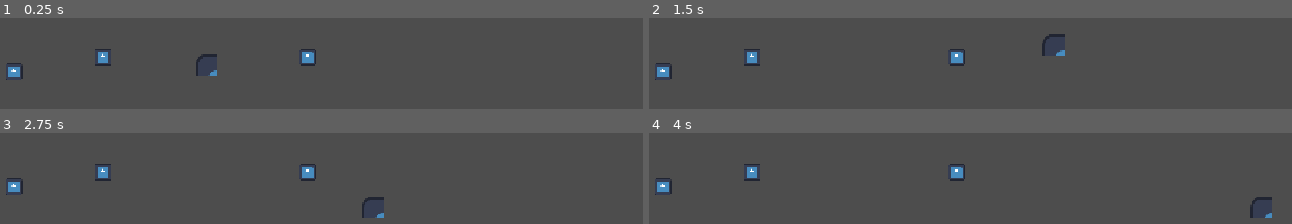
Above: before the commit, frames 1-4 (two rows, left to right).
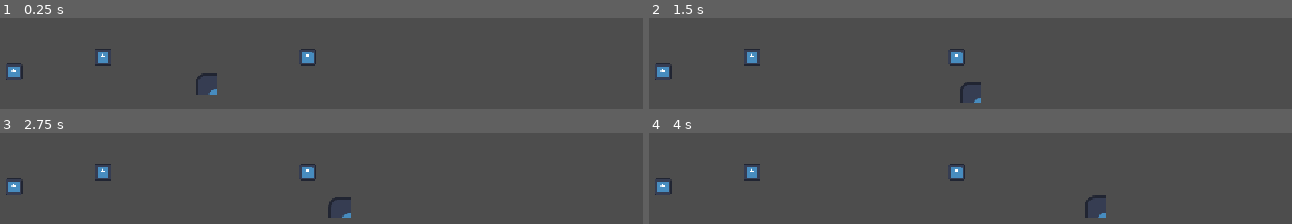
Above: after the commit, the same moments.

Repository: totallyastudentaccount/rpg
Game: Godot game, scene res://scene/computer/apps/spaceRPG/spaceRPG.tscn
The game is run twice, just before and just after one commit, with the same random seed, the same clock (stepped at 60 frames per second) and the same inputs. This scene is started directly instead of the project's main scene. The engine's default icon, where the game draws it, is replaced by a stand-in: a white triangle on a blue panel in a dark square.
Inputs:
- Up to frame 1 (0.25 s): no input
- Up to frame 2 (1.5 s): hold Right (ui_right) from 0.53 s (still down); tap Up (ui_up) at 0.6, 0.77, 1.07 s; tap Enter at 1.25 s; tap E (interact) at 1.35 s
- Up to frame 3 (2.75 s): tap Up (ui_up) at 1.52, 1.55, 1.82, 2.1 s; release Right (ui_right) at 2.03 s; hold Left (ui_left) from 2.03 s (still down)
- Up to frame 4 (4 s): release Left (ui_left) at 2.78 s; hold Right (ui_right) from 2.78 s (still down); tap E (interact) at 2.85 s; tap Up (ui_up) at 3.02, 3.05, 3.32, 3.6, 3.77 s

The runs differ from the first frame. In frame 1, 0.4% of the frame differs, in the area x 30-34%, y 39-85%; in frame 2, 0.5%, in the area x 48-65%, y 17-94%; in frame 3, 0.5%; in frame 4, 0.5%.

Commit message:
Fixed SPACERPG character movement and made game mechanics better

Diff:
--- a/scene/computer/apps/spaceRPG/Anagram.tscn
+++ b/scene/computer/apps/spaceRPG/Anagram.tscn
@@ -6,6 +6,10 @@
 
 @onready var clue_label: Label = $Label
 @onready var input_field: LineEdit = $LineEdit
+
+# Optional: Add a Label node named \"ErrorLabel\" in your scene hierarchy
+# and uncomment the next line to display error messages on screen:
+# @onready var error_label: Label = $ErrorLabel
 
 var current_target_word: String = \"\"
 var current_box: Area2D = null
@@ -19,12 +23,15 @@
 	print(\"--- START PUZZLE CALLED IN UI ---\")
 	current_target_word = answer.strip_edges().to_upper()
 	current_box = box
+
+	# Set text and force dark color for white background
 	clue_label.text = \"Unscramble: \" + scrambled
+	clue_label.add_theme_color_override(\"font_color\", Color(0, 0, 0)) # Pure Black
+
 	input_field.text = \"\"
 
 	show()
 	input_field.grab_focus()
-	print(\"UI show() executed. Control visible state: \", visible)
 
 func _on_button_pressed() -> void:
 	var user_guess = input_field.text.strip_edges().to_upper()
@@ -37,6 +44,13 @@
 		puzzle_solved.emit(current_box)
 	else:
 		print(\"Incorrect guess.\")
+		# Highlight wrong input by clearing field and showing prompt
+		input_field.text = \"\"
+		input_field.placeholder_text = \"Incorrect! Try again...\"
+		input_field.grab_focus()
+
+		# If using an ErrorLabel node:
+		# if error_label: error_label.text = \"Incorrect! Try again.\"
 "
 
 [node name="Anagram" type="CanvasLayer" unique_id=1526580860]
--- a/scene/computer/apps/spaceRPG/spacePC.tscn
+++ b/scene/computer/apps/spaceRPG/spacePC.tscn
@@ -4,30 +4,91 @@
 
 [sub_resource type="GDScript" id="GDScript_f43vj"]
 resource_name = "Movements"
-script/source = "extends CharacterBody2D
-
-
-const SPEED = 300.0
-const JUMP_VELOCITY = -400.0
+script/source = "# Player.gd
+extends CharacterBody2D
+
+# --- Top-Down Movement Parameters ---
+@export var max_speed: float = 200.0
+@export var acceleration: float = 1200.0  # Controls how quickly you reach max speed
+@export var friction: float = 800.0       # Controls smooth deceleration/stopping
+
+# --- Rocket Thruster & Gravity Parameters ---
+@export var max_fuel: float = 2.0
+@export var boost_accel: float = -900.0   # Smooth upward thrust (no instant jump)
+@export var rising_gravity: float = 600.0  # Lower gravity while thrusting up
+@export var falling_gravity: float = 1800.0 # High gravity for a snappy, fast fall
+@export var max_fall_speed: float = 800.0 # Terminal velocity cap
+
+var current_fuel: float = max_fuel
+var is_boosting: bool = false
+
+@onready var sprite: AnimatedSprite2D = $AnimatedSprite2D
 
 func _physics_process(delta: float) -> void:
-	# Add the gravity.
+	handle_smooth_movement(delta)
+	handle_rocket_thrust(delta)
+	#update_animations()
+	move_and_slide()
+
+func handle_smooth_movement(delta: float) -> void:
+	# Get 8-way directional input
+	var input_vector := Input.get_vector(\"ui_left\", \"ui_right\", \"ui_up\", \"ui_down\")
+
+	if input_vector != Vector2.ZERO:
+		# Smoothly accelerate towards target velocity instead of snapping
+		velocity.x = move_toward(velocity.x, input_vector.x * max_speed, acceleration * delta)
+		# Allow smooth horizontal/vertical movement blending on ground or air
+		if is_on_floor() or not is_boosting:
+			velocity.y = move_toward(velocity.y, input_vector.y * max_speed, acceleration * delta)
+	else:
+		# Apply friction to smoothly slide to a stop
+		velocity.x = move_toward(velocity.x, 0.0, friction * delta)
+		if is_on_floor():
+			velocity.y = move_toward(velocity.y, 0.0, friction * delta)
+
+func handle_rocket_thrust(delta: float) -> void:
+	# Holding jump ignites thrusters smoothly
+	if Input.is_action_pressed(\"ui_accept\") and current_fuel > 0:
+		is_boosting = true
+		current_fuel -= delta
+		# Apply continuous upward acceleration instead of an instant pop
+		velocity.y += boost_accel * delta
+	else:
+		is_boosting = false
+
+	# --- Gravity Handling ---
 	if not is_on_floor():
-		velocity += get_gravity() * delta
-
-	# Handle jump.
-	if Input.is_action_just_pressed(\"ui_accept\") and is_on_floor():
-		velocity.y = JUMP_VELOCITY
-
-	# Get the input direction and handle the movement/deceleration.
-	# As good practice, you should replace UI actions with custom gameplay actions.
-	var direction := Input.get_axis(\"ui_left\", \"ui_right\")
-	if direction:
-		velocity.x = direction * SPEED
+		if velocity.y > 0:
+			# Falling: Apply strong gravity for a fast, crisp descent
+			velocity.y += falling_gravity * delta
+		else:
+			# Rising: Apply lighter gravity for smooth rocket ascension
+			velocity.y += rising_gravity * delta
+
+		# Cap peak falling speed
+		velocity.y = min(velocity.y, max_fall_speed)
 	else:
-		velocity.x = move_toward(velocity.x, 0, SPEED)
-
-	move_and_slide()
+		# Recharge fuel when grounded
+		current_fuel = move_toward(current_fuel, max_fuel, delta * 3.0)
+
+#func update_animations() -> void:
+	#if sprite == null:
+		#return
+#
+	#if is_boosting:
+		#if sprite.sprite_frames.has_animation(\"boost\"):
+			#sprite.play(\"boost\")
+	#elif velocity.length() > 10.0:
+		#if abs(velocity.x) > abs(velocity.y):
+			#sprite.play(\"walk_right\")
+			#sprite.flip_h = (velocity.x < 0)
+		#else:
+			#if velocity.y > 0:
+				#sprite.play(\"walk_down\")
+			#else:
+				#sprite.play(\"walk_up\")
+	#else:
+		#sprite.play(\"idle\")
 "
 
 [sub_resource type="AtlasTexture" id="AtlasTexture_kbbvt"]
